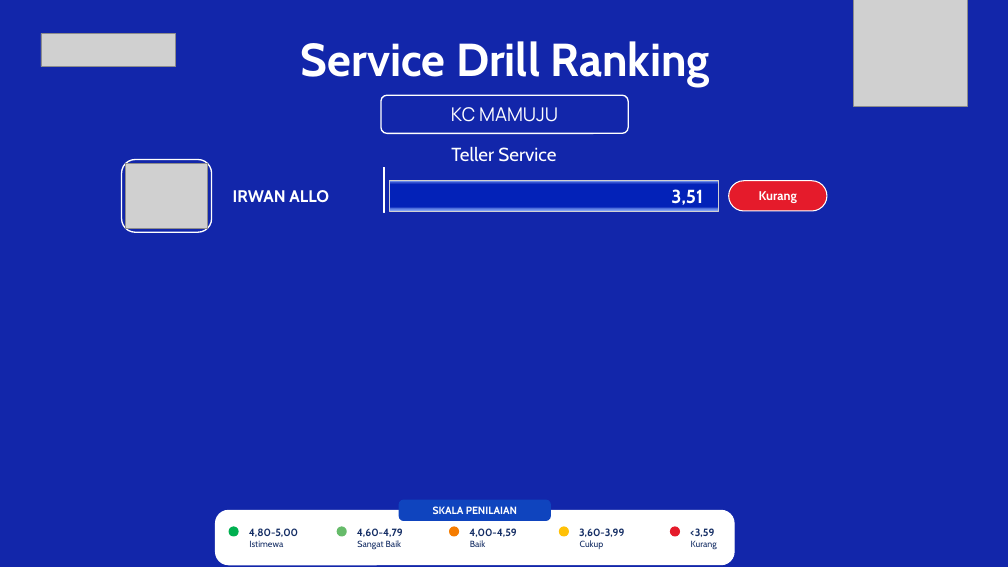
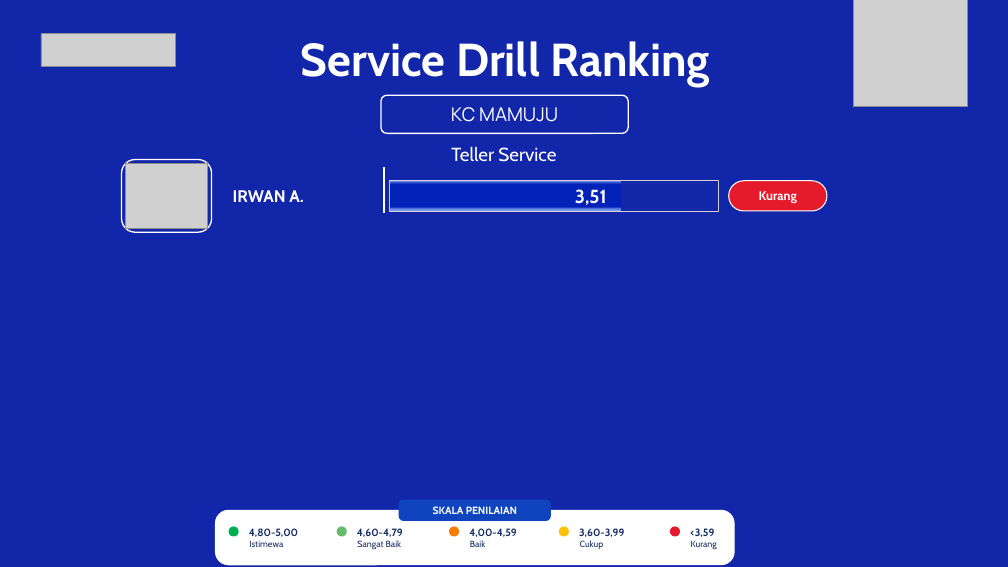
Before and after one commit to hengkiyudijanto/btn-sip, a slide deck: slide 2 of ranking-prod.pptx. Drawn at 1008x567 pixels with LibreOffice and Linux fonts; fonts in the diff are those of the drawing; grey boxes stand for pictures; background and template pictures are left out. Boxes give left, top, right and bottom in pixels: in the first picture for what was removed or moved away, otherwise in the second. Text is boxed around its words. In the diff, an @@ line names an element or a change of style, - is before the commit and + after.

```diff
--- a/ranking-prod.pptx
+++ b/ranking-prod.pptx
@@ text at [233,190,303,202]: text changed @@
-IRWAN ALLO
+IRWAN A.
@@ text "3,51": place and size @@
-text "3,51" at [671,189,703,205]
+text "3,51" at [575,189,607,205]
@@ rectangle: place and size @@
-rectangle at [389,185,718,207]
+rectangle at [389,185,620,207]
@@ rectangle: place and size @@
-rectangle at [389,181,718,181]
+rectangle at [389,181,620,181]
@@ rectangle: place and size @@
-rectangle at [389,181,718,182]
+rectangle at [389,181,620,182]
@@ rectangle: place and size @@
-rectangle at [389,182,718,183]
+rectangle at [389,182,620,183]
@@ rectangle: place and size @@
-rectangle at [389,183,718,184]
+rectangle at [389,183,620,184]
@@ rectangle: place and size @@
-rectangle at [389,184,718,185]
+rectangle at [389,184,620,185]
@@ rectangle: place and size @@
-rectangle at [389,207,718,208]
+rectangle at [389,207,620,208]
@@ rectangle: place and size @@
-rectangle at [389,208,718,209]
+rectangle at [389,208,620,209]
@@ rectangle: place and size @@
-rectangle at [389,209,718,209]
+rectangle at [389,209,620,209]
@@ rectangle: place and size @@
-rectangle at [389,209,718,210]
+rectangle at [389,209,620,210]
@@ rectangle: place and size @@
-rectangle at [389,210,718,211]
+rectangle at [389,210,620,211]
```
Also in this commit, not shown: 6 other files.
